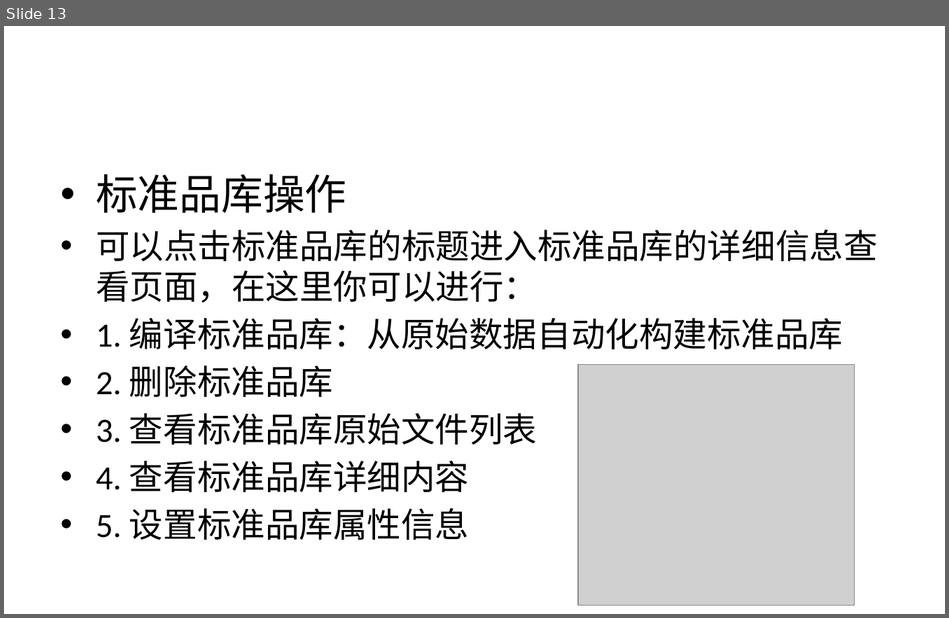
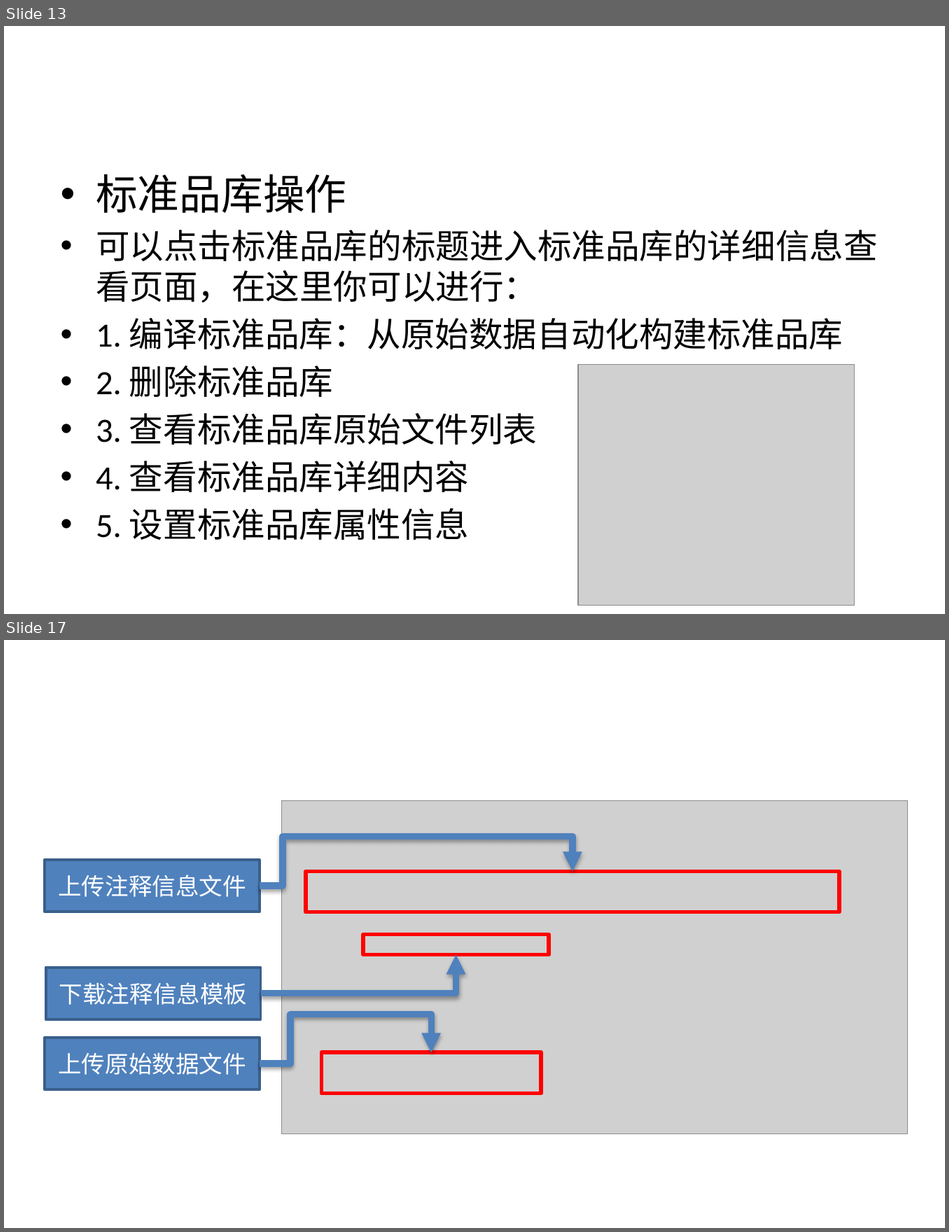
Before and after one commit to BioDeep/docs, a slide deck: Tutorials.pptx. Shown one above the other, each under a label of ours: slide 13 before the commit, slides 13 and 17 after it; the slides between them are not shown. The pictures are 949x618 and 949x1232 pixels, drawn with LibreOffice and Linux fonts; fonts in the diff are those of the drawing; grey boxes stand for pictures. Boxes give left, top, right and bottom in pixels: in the first picture for what was removed or moved away, otherwise in the second. Text is boxed around its words. In the diff, an @@ line names an element or a change of style, - is before the commit and + after.

```diff
--- a/Tutorials.pptx
+++ b/Tutorials.pptx
@@ slide 17 added at (4, 640, 945, 1228), background #FFFFFF @@
@@ picture added at (281, 801, 907, 1134) @@
@@ elbow arrow added from (260, 886) to (572, 872), #4F81BD 5 pt @@
@@ rectangle added at (45, 860, 259, 912), fill #4F81BD, outline #3A5F8C 2 pt, 18 pt, text #FFFFFF @@
+上传注释信息文件
@@ rectangle added at (306, 872, 839, 912), outline #FF0000 3 pt @@
@@ rectangle added at (363, 935, 549, 955), outline #FF0000 3 pt @@
@@ rectangle added at (45, 968, 260, 1019), fill #4F81BD, outline #3A5F8C 2 pt, 18 pt, text #FFFFFF @@
+下载注释信息模板
@@ elbow arrow added from (261, 994) to (455, 955), #4F81BD 5 pt @@
@@ elbow arrow added from (260, 1064) to (431, 1052), #4F81BD 5 pt @@
@@ rectangle added at (45, 1038, 259, 1089), fill #4F81BD, outline #3A5F8C 2 pt, 18 pt, text #FFFFFF @@
+上传原始数据文件
@@ rectangle added at (321, 1052, 541, 1092), outline #FF0000 3 pt @@
```
Also in this commit, not shown: 1 slide changed, 2 other slides added, 6 other files.
